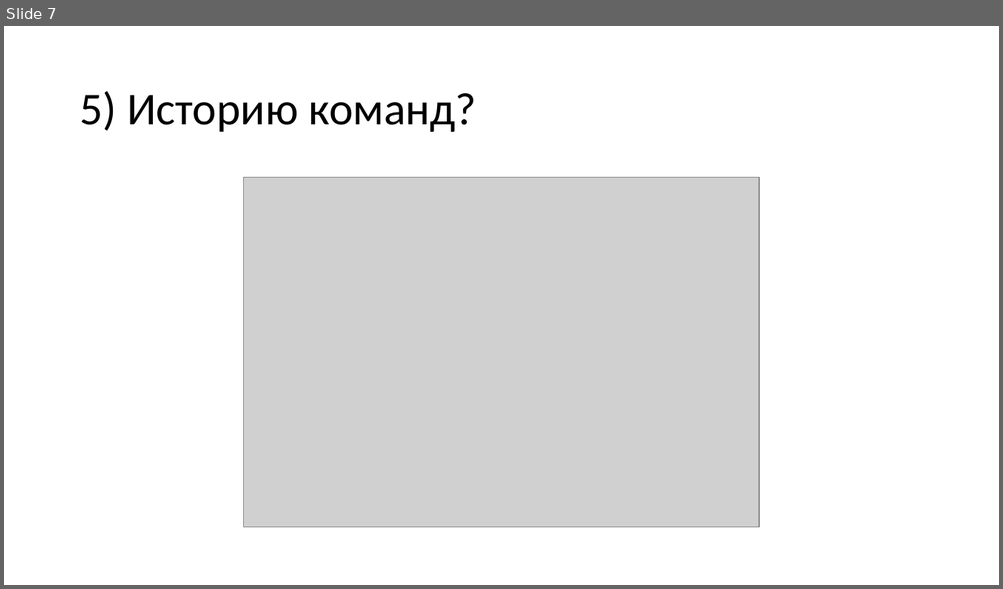
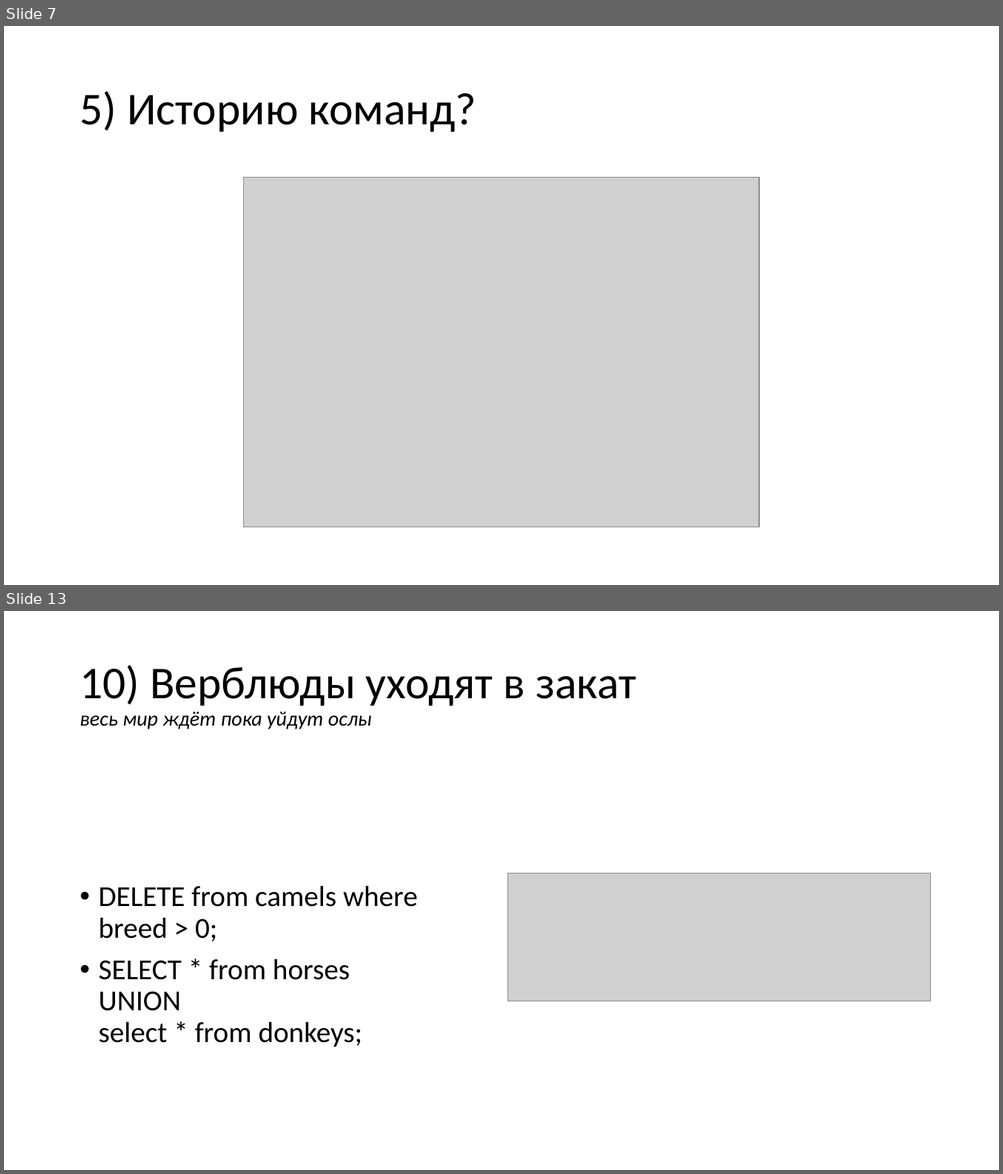
Before and after one commit to am1bestofluck/exam0723, a slide deck: report.pptx. Shown one above the other, each under a label of ours: slide 7 before the commit, slides 7 and 13 after it; the slides between them are not shown. The pictures are 1003x589 and 1003x1174 pixels, drawn with LibreOffice and Linux fonts; fonts in the diff are those of the drawing; grey boxes stand for pictures. Boxes give left, top, right and bottom in pixels: in the first picture for what was removed or moved away, otherwise in the second. Text is boxed around its words. In the diff, an @@ line names an element or a change of style, - is before the commit and + after.

```diff
--- a/report.pptx
+++ b/report.pptx
@@ slide 13 added at (4, 611, 999, 1170), background #FFFFFF @@
@@ title added at (79, 665, 636, 729), 20 pt, text #000000, italic @@
+10) Верблюды уходят в закат
+весь мир ждёт пока уйдут ослы
@@ picture added at (508, 874, 930, 1001) @@
@@ text added at (99, 886, 418, 1048), 28 pt, text #000000 @@
+• DELETE from camels where breed > 0;
+• SELECT * from horses
+  UNION
+  select * from donkeys;
```
Also in this commit, not shown: 1 slide changed, 4 other slides added.
